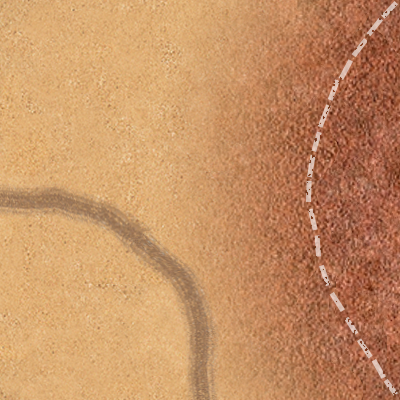
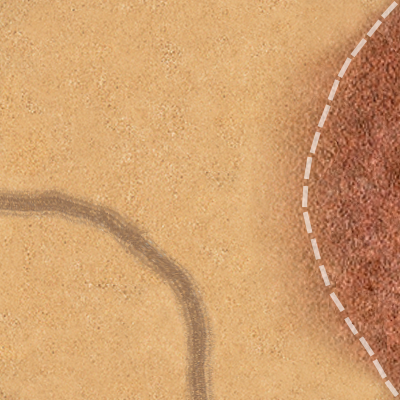
Layered file, before and after one edit (w=400, h=400). Changes by layer:
moved "Линия 17" above "3td_AfricaRoad_01H", painted on it over [302, 1, 399, 397]
painted on "3td_AfricaRoad_01H" over [0, 180, 222, 400]
painted on "Слой 2" over [151, 0, 400, 400]
added layer "Фон" over [0, 0, 400, 400]
